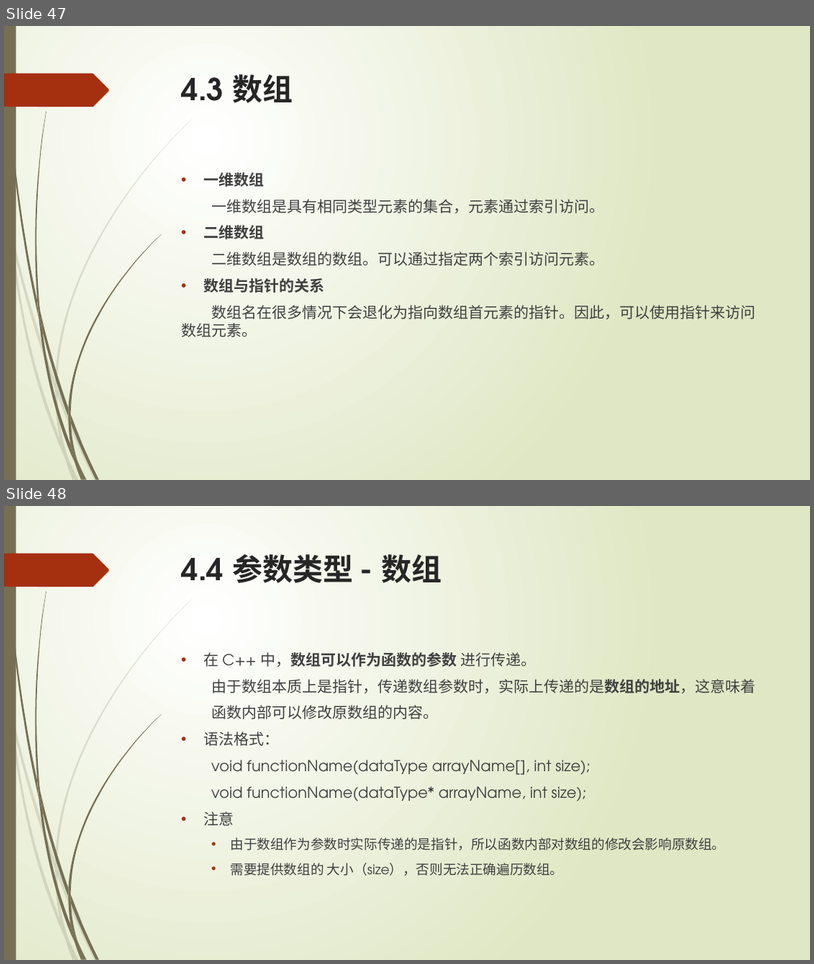
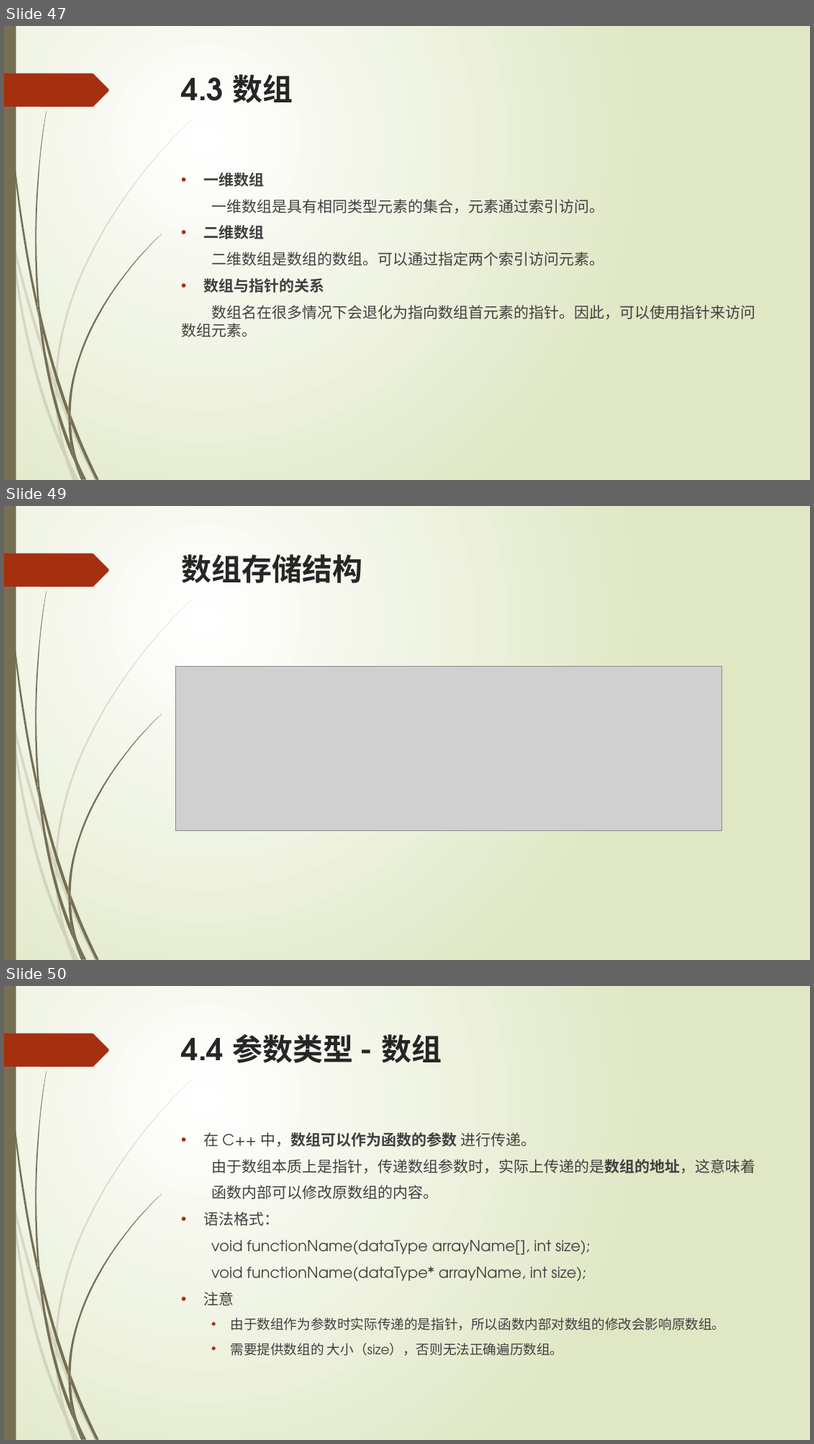
Before and after one commit to liuty2006/learn, a slide deck: learn_cpp/docs/C++语言培训.pptx. Shown one above the other, each under a label of ours: slides 47 and 48 before the commit, slides 47, 49 and 50 after it; the slides between them are not shown. The pictures are 814x964 and 814x1444 pixels, drawn with LibreOffice and Linux fonts; fonts in the diff are those of the drawing; grey boxes stand for pictures. Boxes give left, top, right and bottom in pixels: in the first picture for what was removed or moved away, otherwise in the second. Text is boxed around its words. In the diff, an @@ line names an element or a change of style, - is before the commit and + after.

```diff
--- a/learn_cpp/docs/C++语言培训.pptx
+++ b/learn_cpp/docs/C++语言培训.pptx
@@ slide 49 added at [4, 506, 810, 960], background gradient #FFFFFF to #DFE8C4; not listed: 24 template elements that a slide beside it also shows @@
@@ title added at [182, 554, 363, 583], 36 pt, text #262626, bold @@
+数组存储结构
@@ picture added at [176, 667, 723, 830] @@
@@ what was slide 48 is now slide 50 @@
```
Also in this commit, not shown: 1 other slide added, 5 other files.
